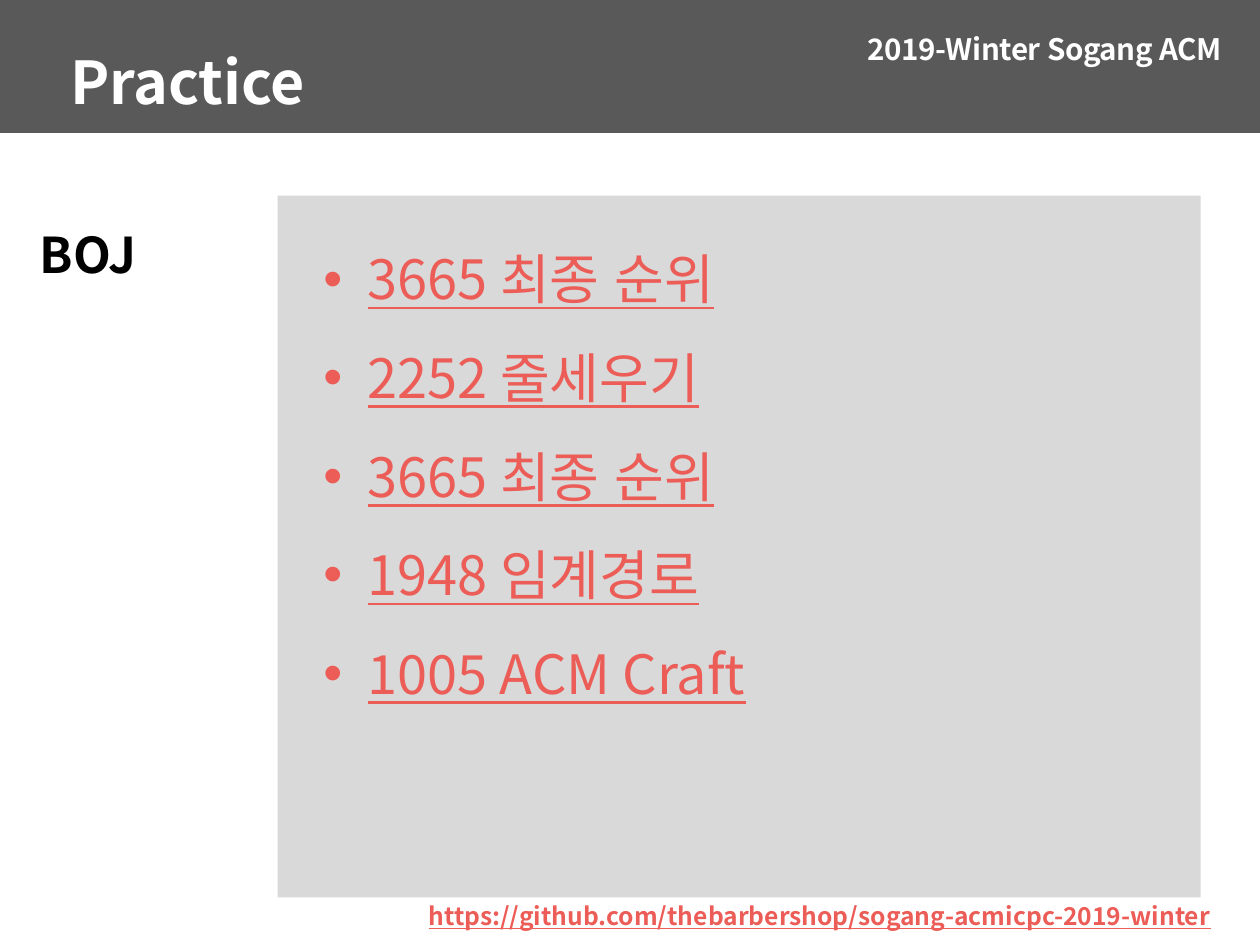
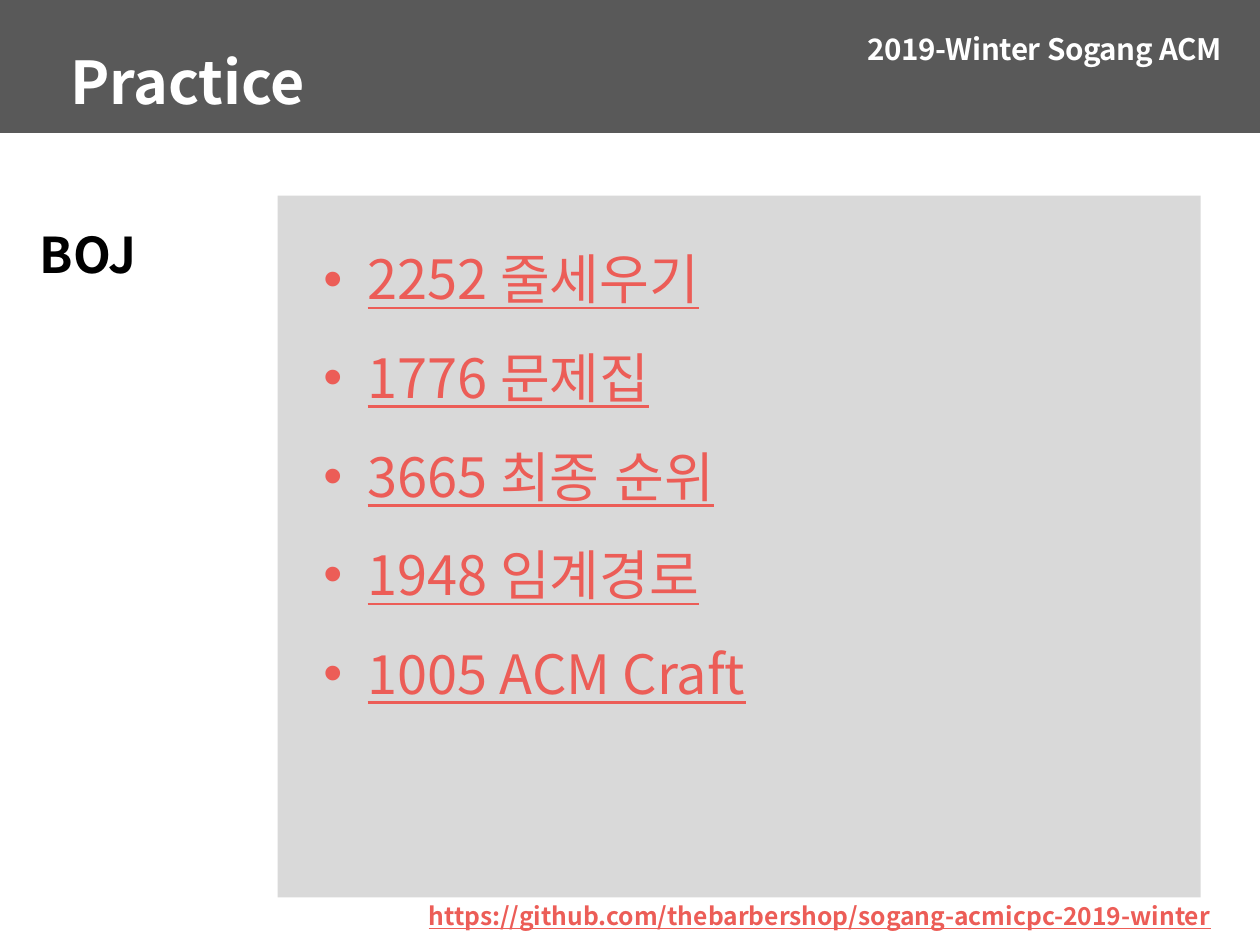
Before and after one commit to thebarbershop/sogang-acmicpc-2019-winter, a slide deck: slide 13 of topological-sort/topological-sort.pptx. Drawn at 1260x945 pixels with LibreOffice and Linux fonts; fonts in the diff are those of the drawing. Boxes give left, top, right and bottom in pixels: in the first picture for what was removed or moved away, otherwise in the second. Text is boxed around its words. In the diff, an @@ line names an element or a change of style, - is before the commit and + after.

```diff
--- a/topological-sort/topological-sort.pptx
+++ b/topological-sort/topological-sort.pptx
@@ text in rectangle at (x1=368, y1=254, x2=715, y2=309): paragraph removed @@
-• 3665 최종 순위
@@ text in rectangle at (x1=368, y1=353, x2=649, y2=408): paragraph added @@
+• 1776 문제집
```
Also in this commit, not shown: 2 other files.
